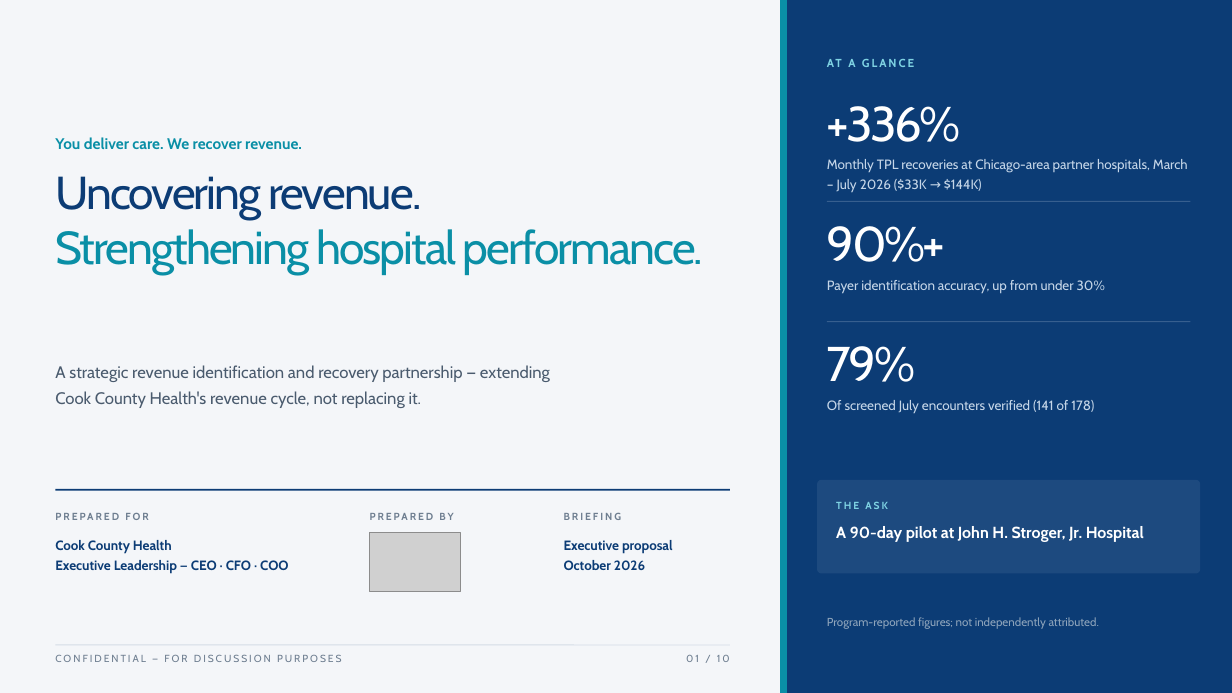
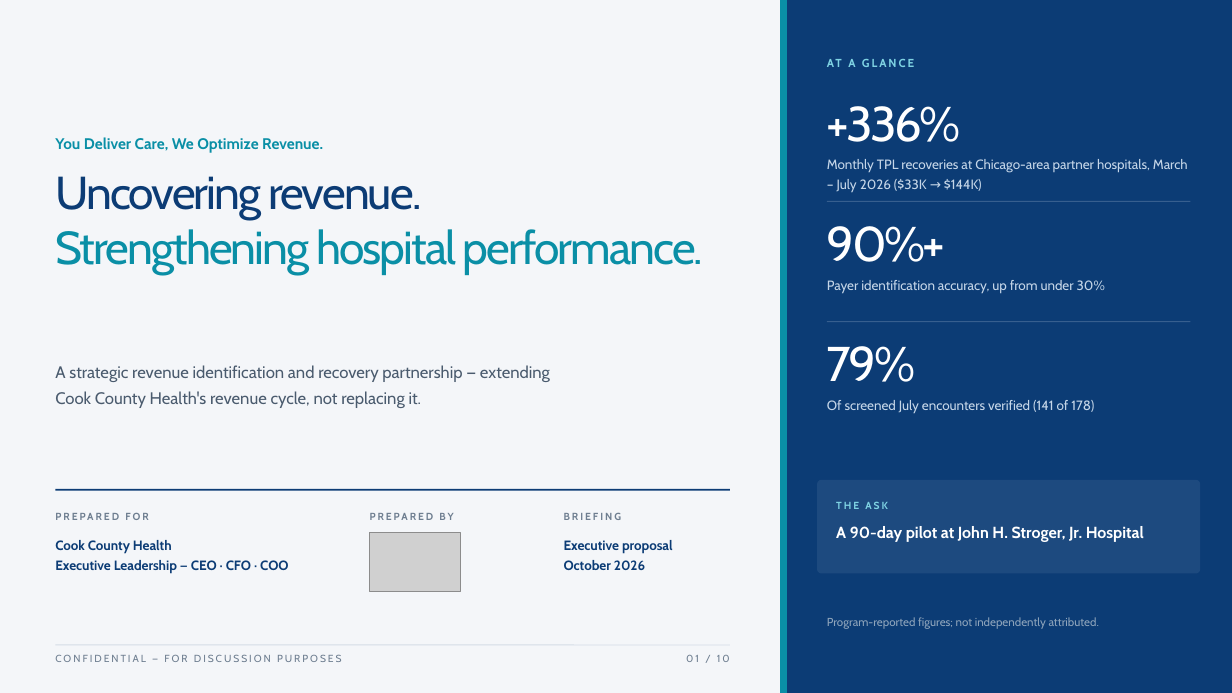
Before and after one commit to GMyoung/laborforce-deck, a slide deck: slide 1 of LaborForce_CookCountyHealth.pptx. Drawn at 1232x693 pixels with LibreOffice and Linux fonts; fonts in the diff are those of the drawing; grey boxes stand for pictures. Boxes give left, top, right and bottom in pixels: in the first picture for what was removed or moved away, otherwise in the second. Text is boxed around its words. In the diff, an @@ line names an element or a change of style, - is before the commit and + after.

```diff
--- a/LaborForce_CookCountyHealth.pptx
+++ b/LaborForce_CookCountyHealth.pptx
@@ text at [55, 137, 323, 153]: text changed @@
-You deliver care. We recover revenue.
+You Deliver Care, We Optimize Revenue.
```
Also in this commit, not shown: 1 other slide changed, 1 other file.
